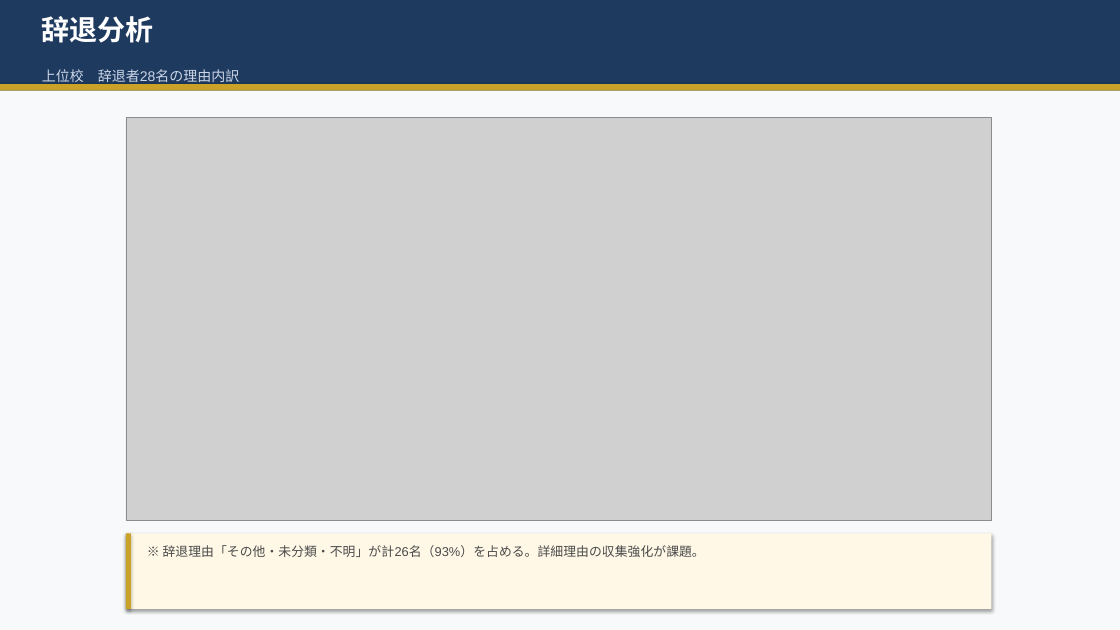
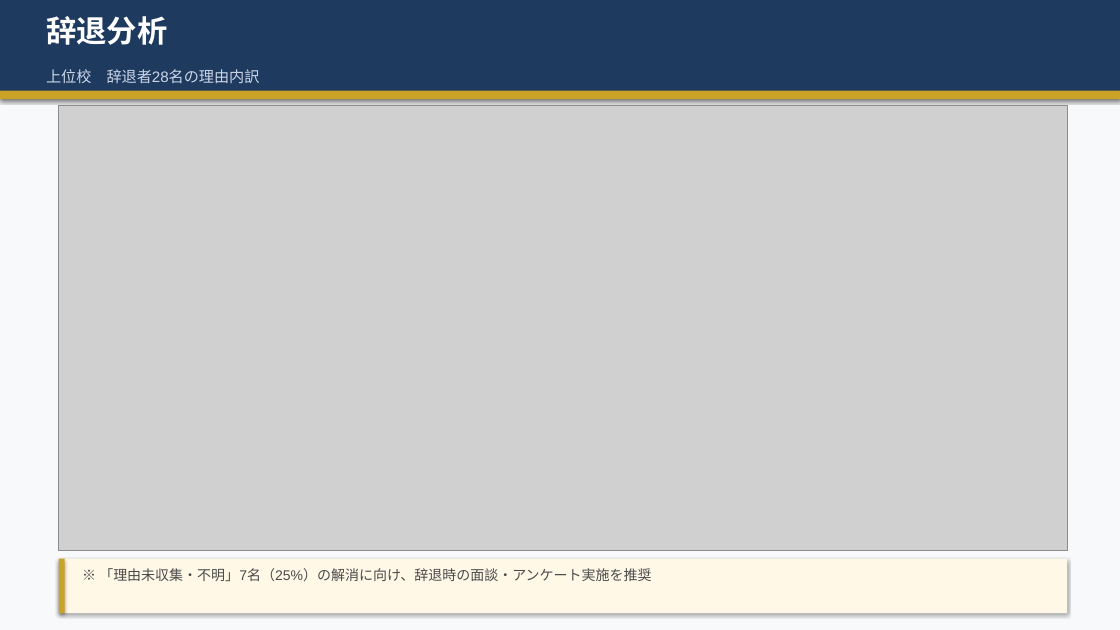
Before and after one commit to syoukaku007-star/daiki, a slide deck: slide 7 of 上位校採用分析レポート_2026.pptx. Drawn at 1120x630 pixels with LibreOffice and Linux fonts; fonts in the diff are those of the drawing; grey boxes stand for pictures. Boxes give left, top, right and bottom in pixels: in the first picture for what was removed or moved away, otherwise in the second. Text is boxed around its words. In the diff, an @@ line names an element or a change of style, - is before the commit and + after.

```diff
--- a/上位校採用分析レポート_2026.pptx
+++ b/上位校採用分析レポート_2026.pptx
@@ rectangle: place and size @@
-rectangle at box(0, 84, 1120, 91)
+rectangle at box(0, 0, 1120, 97)
@@ rectangle at box(0, 0, 1120, 97): fill #C9A227 to #1E3A5F @@
@@ rectangle: place and size @@
-rectangle at box(0, 91, 1120, 630)
+rectangle at box(0, 0, 1120, 630)
@@ text "辞退分析" at box(46, 16, 167, 45): size 24 to 26 pt @@
@@ text "上位校 辞退者28名の理由内訳" at box(46, 69, 260, 83): size 12 to 13 pt @@
@@ rectangle: place and size @@
-rectangle at box(0, 0, 1120, 92)
+rectangle at box(0, 91, 1120, 99)
@@ rectangle at box(0, 91, 1120, 99): fill #1E3A5F to #C9A227 @@
@@ picture: place and size @@
-picture at box(126, 118, 991, 521)
+picture at box(59, 105, 1067, 550)
@@ rectangle: place and size @@
-rectangle at box(126, 534, 991, 609)
+rectangle at box(59, 559, 1067, 613)
@@ rectangle: place and size @@
-rectangle at box(126, 534, 131, 609)
+rectangle at box(59, 559, 65, 613)
@@ text at box(99, 568, 651, 581): text changed; size 11 to 12 pt @@
-※ 辞退理由「その他・未分類・不明」が計26名（93%）を占める。詳細理由の収集強化が課題。
+※ 「理由未収集・不明」7名（25%）の解消に向け、辞退時の面談・アンケート実施を推奨
```
Also in this commit, not shown: 7 other slides changed.
